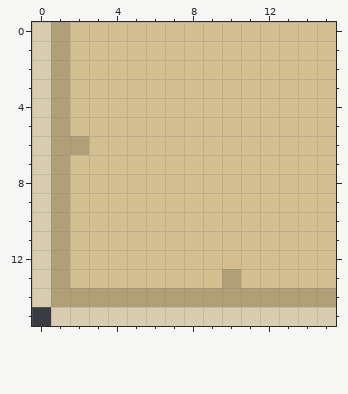
Pixel-art sprite: src/assets/images/frame/bottom-left.png. Above is the file before it was changed.
The file is 16x16 pixels.
After the commit:
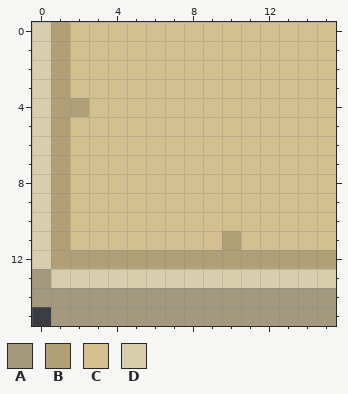
Palette (. is transparent): A #a3997f  B #b1a077  C #d3bf8f  D #d9cdaf
The exact change:
y 4: x 2 C -> B
y 6: x 2 B -> C
y 11: x 10 C -> B
y 12: x 2..15 CCCCCCCCCCCCCC -> BBBBBBBBBBBBBB
y 13: x 0..15 DBCCCCCCCCBCCCCC -> ADDDDDDDDDDDDDDD
y 14: x 0..15 DBBBBBBBBBBBBBBB -> AAAAAAAAAAAAAAAA
y 15: x 1..15 DDDDDDDDDDDDDDD -> AAAAAAAAAAAAAAA
Where, in picture pixels (left, top, right, bottom), the same in both pictures:
changed: (70, 98, 89, 155)
changed: (32, 231, 336, 326)
